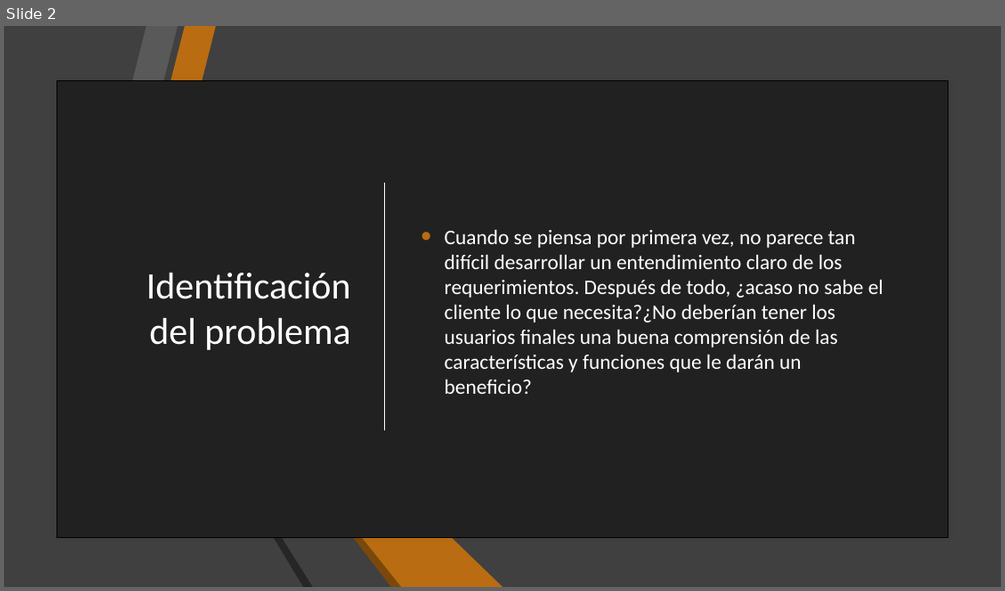
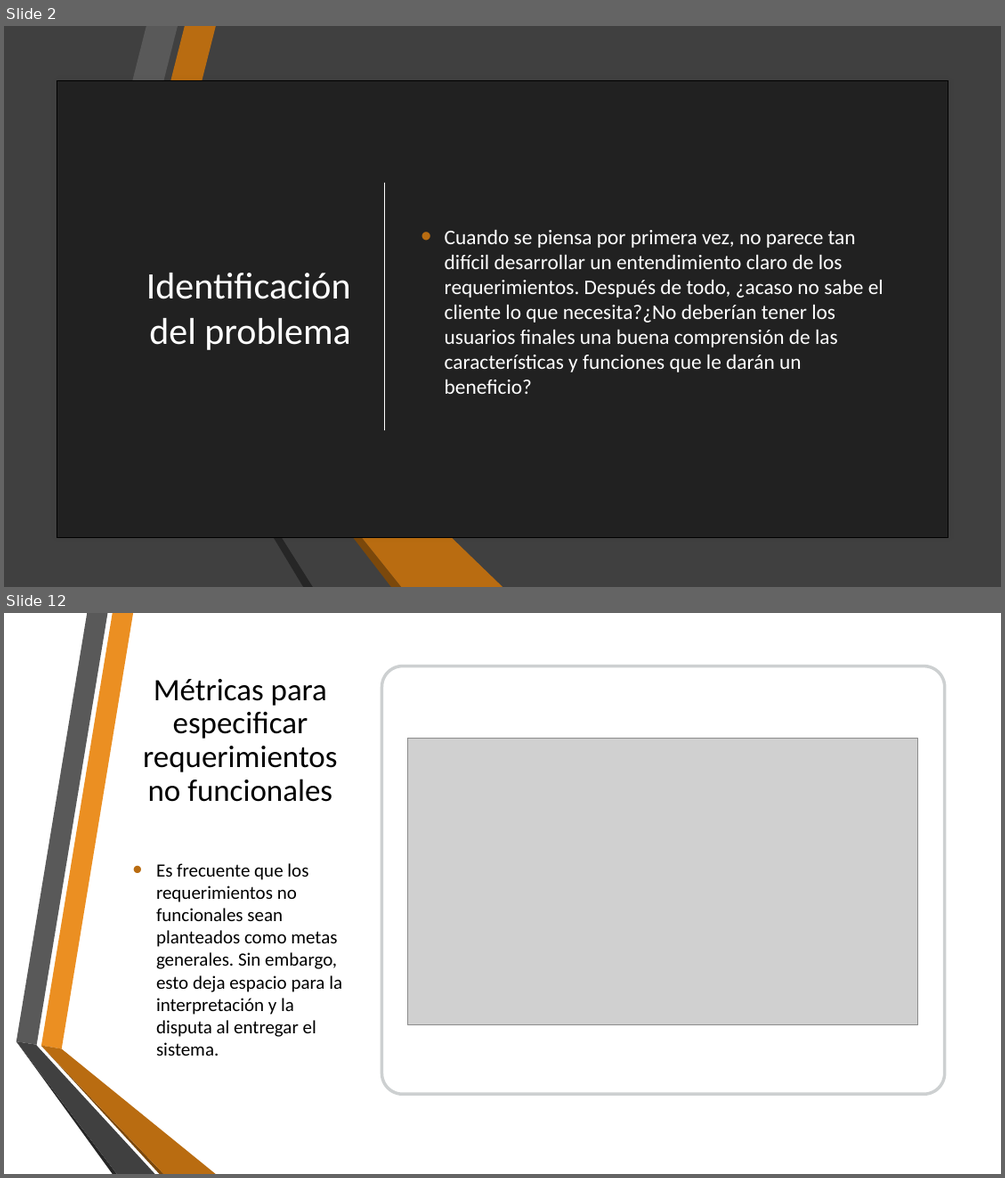
Before and after one commit to AryShared/SystemAnalysis, a slide deck: 2-1 Analisis de los requerimientos del sistema.pptx. Shown one above the other, each under a label of ours: slide 2 before the commit, slides 2 and 12 after it; the slides between them are not shown. The pictures are 1005x591 and 1005x1178 pixels, drawn with LibreOffice and Linux fonts; fonts in the diff are those of the drawing; grey boxes stand for pictures; background and template pictures are left out. Boxes give left, top, right and bottom in pixels: in the first picture for what was removed or moved away, otherwise in the second. Text is boxed around its words. In the diff, an @@ line names an element or a change of style, - is before the commit and + after.

Commit message:
Se agregan temas generales y documentacion de proyecto

```diff
--- a/2-1 Analisis de los requerimientos del sistema.pptx
+++ b/2-1 Analisis de los requerimientos del sistema.pptx
@@ slide 12 added at <box>4,613,1001,1174</box>, background picture (left out) @@
@@ title added at <box>143,679,337,802</box>, 30 pt, text #000000 @@
+Métricas para especificar requerimientos no funcionales
@@ rounded rectangle added at <box>381,666,945,1094</box>, fill #FFFFFF, outline #979D9F 3 pt @@
@@ picture added at <box>408,738,918,1025</box> @@
@@ text added at <box>156,863,342,1055</box>, 18 pt, text #000000 @@
+• Es frecuente que los requerimientos no funcionales sean planteados como metas generales. Sin embargo, esto deja espacio para la interpretación y la disputa al entregar el sistema.
@@ group added at <box>16,613,216,1174</box>: 6 freeform shapes @@
```
Also in this commit, not shown: 4 slides changed, 8 other slides added, 1 slide removed, 6 other files.
